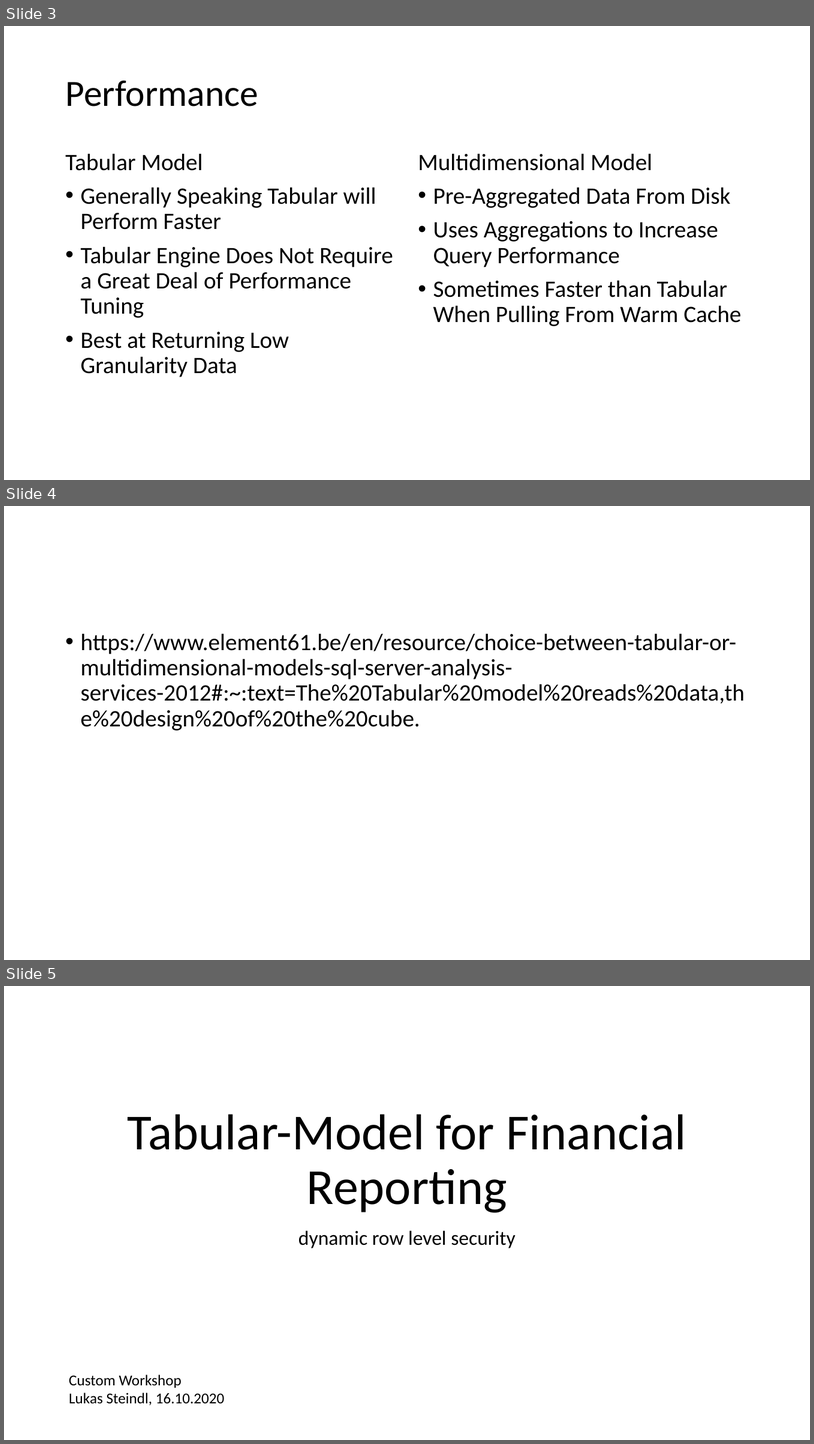
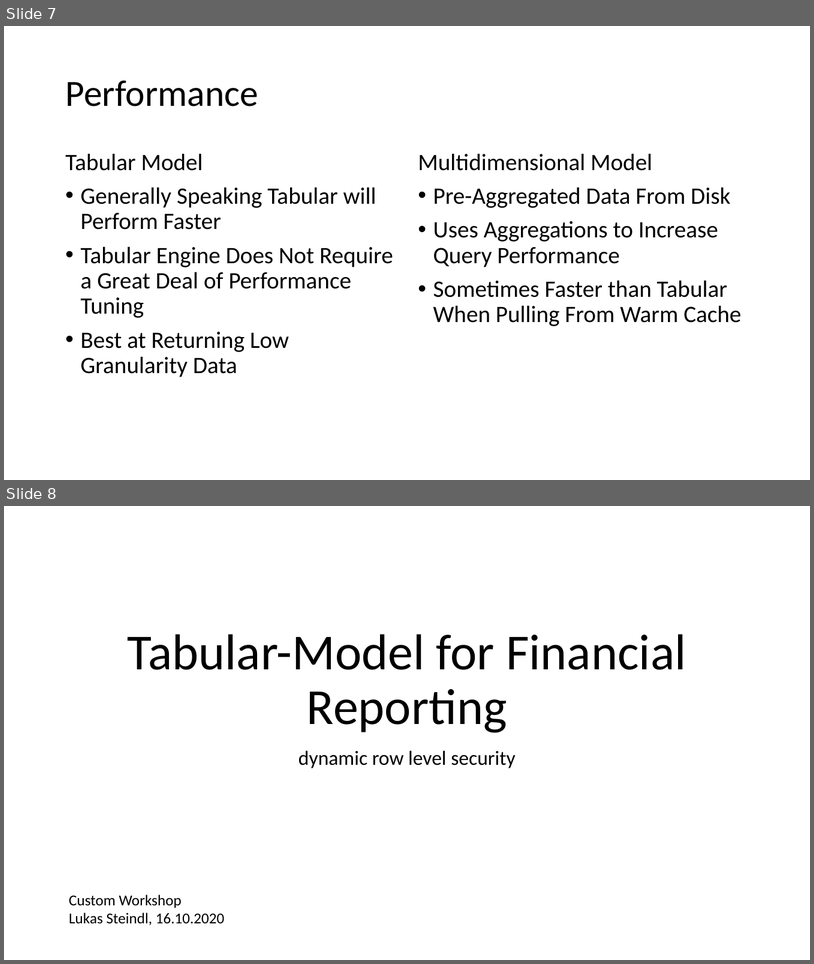
Before and after one commit to LukasSteindl/tabularmodelforfinance, a slide deck: Slides.pptx. Shown one above the other, each under a label of ours: slides 3, 4 and 5 before the commit, slides 7 and 8 after it. The pictures are 814x1444 and 814x964 pixels, drawn with LibreOffice and Linux fonts; fonts in the diff are those of the drawing. Boxes give left, top, right and bottom in pixels: in the first picture for what was removed or moved away, otherwise in the second. Text is boxed around its words. In the diff, an @@ line names an element or a change of style, - is before the commit and + after.

```diff
--- a/Slides.pptx
+++ b/Slides.pptx
@@ slide 4 removed at bbox=[4, 506, 810, 960], background #FFFFFF @@
@@ text removed at bbox=[81, 633, 745, 730] @@
-• https://www.element61.be/en/resource/choice-between-tabular-or-multidimensional-models-sql-server-analysis-services-2012#:~:text=The%20Tabular%20model%20reads%20data,the%20design%20of%20the%20cube.
@@ what was slide 3 is now slide 7 @@
@@ what was slide 5 is now slide 8 @@
```
Also in this commit, not shown: 1 slide changed, 11 slides added.
